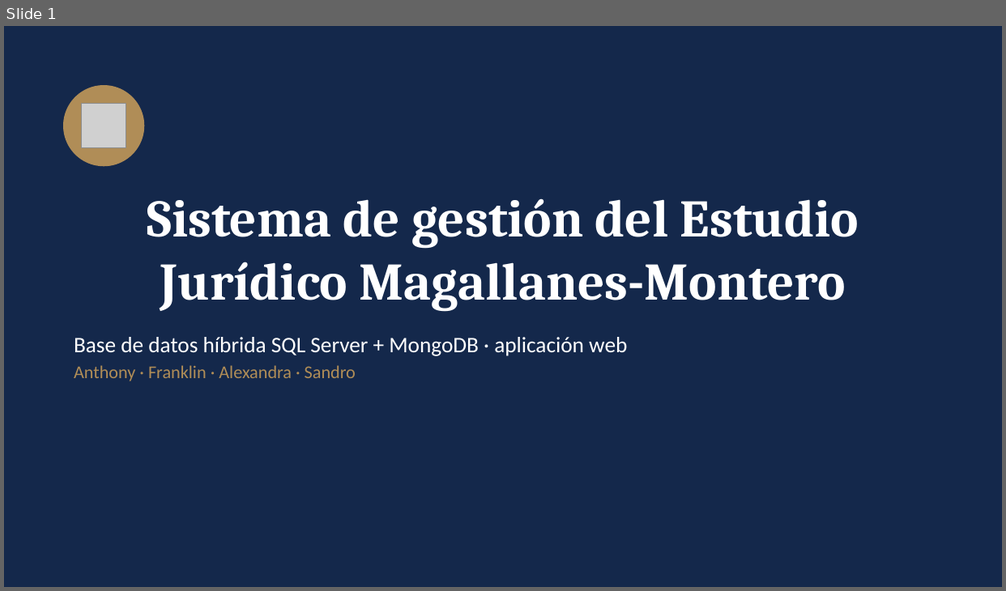
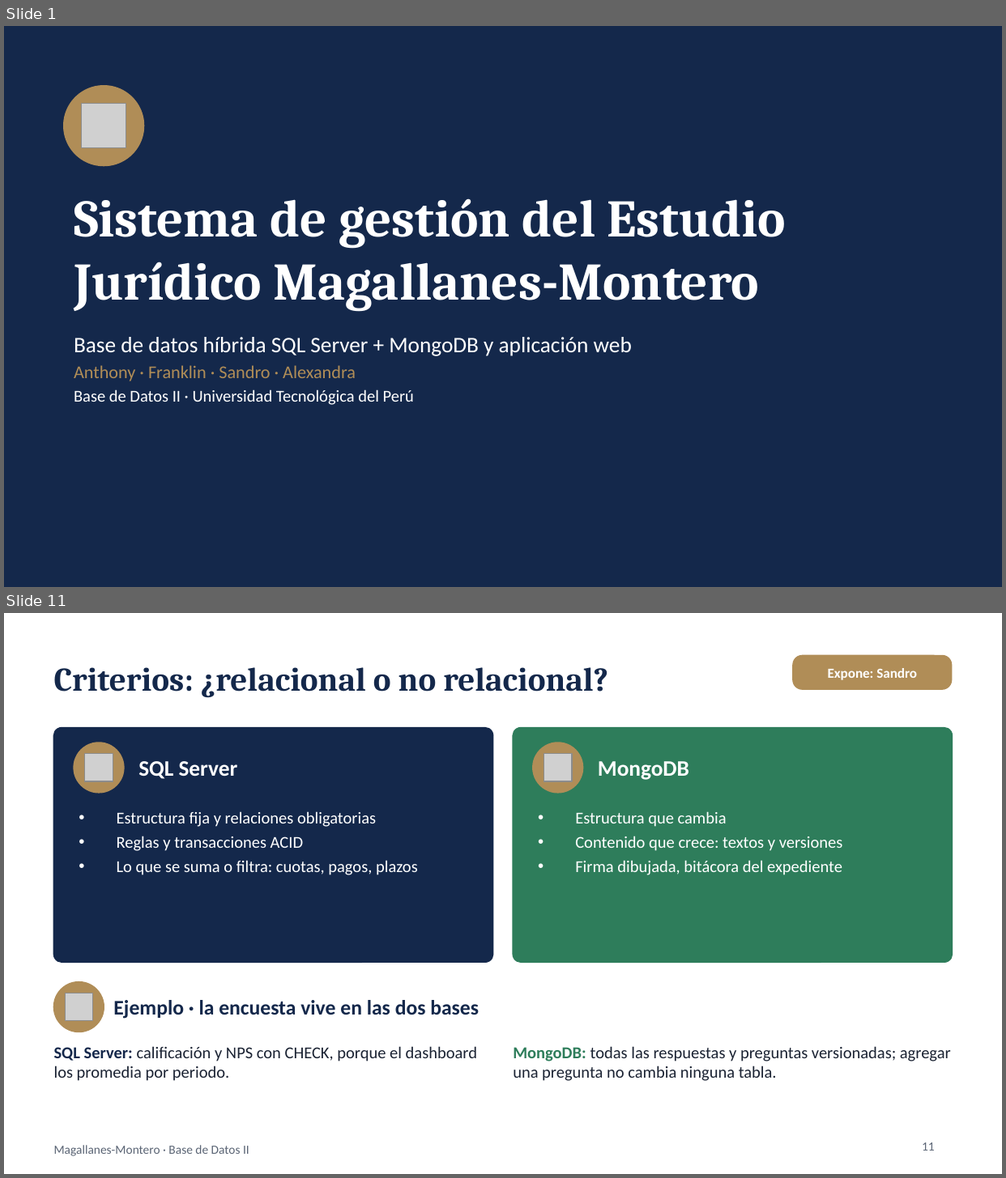
Before and after one commit to alexandra585/Proyecto_Estudio_Juridico, a slide deck: 4_Informe/Presentacion_Sustentacion_Magallanes_Montero.pptx. Shown one above the other, each under a label of ours: slide 1 before the commit, slides 1 and 11 after it; the slides between them are not shown. The pictures are 1006x591 and 1006x1178 pixels, drawn with LibreOffice and Linux fonts; fonts in the diff are those of the drawing; grey boxes stand for pictures. Boxes give left, top, right and bottom in pixels: in the first picture for what was removed or moved away, otherwise in the second. Text is boxed around its words. In the diff, an @@ line names an element or a change of style, - is before the commit and + after.

```diff
--- a/4_Informe/Presentacion_Sustentacion_Magallanes_Montero.pptx
+++ b/4_Informe/Presentacion_Sustentacion_Magallanes_Montero.pptx
@@ slide 11 added at bbox=[4, 613, 1002, 1174], background #FFFFFF @@
@@ rounded rectangle added at bbox=[792, 655, 952, 690], fill #B08D57, 10 pt, text #FFFFFF, bold @@
+Expone: Sandro
@@ title added at bbox=[54, 667, 608, 698], 24 pt, text #14284B, bold @@
+Criterios: ¿relacional o no relacional?
@@ rounded rectangle added at bbox=[54, 728, 493, 962], fill #14284B, outline #14284B 1 pt @@
@@ rounded rectangle added at bbox=[513, 728, 952, 962], fill #2E7D5B, outline #2E7D5B 1 pt @@
@@ ellipse added at bbox=[74, 743, 124, 793], fill #B08D57, outline #B08D57 1 pt @@
@@ picture added at bbox=[85, 754, 113, 781] @@
@@ ellipse added at bbox=[533, 743, 583, 793], fill #B08D57, outline #B08D57 1 pt @@
@@ picture added at bbox=[544, 754, 572, 781] @@
@@ text added at bbox=[138, 761, 238, 779], 16 pt, text #FFFFFF, bold @@
+SQL Server
@@ text added at bbox=[598, 761, 689, 780], 16 pt, text #FFFFFF, bold @@
+MongoDB
@@ text added at bbox=[117, 811, 418, 875], 12 pt, text #FFFFFF @@
+• Estructura fija y relaciones obligatorias
+• Reglas y transacciones ACID
+• Lo que se suma o filtra: cuotas, pagos, plazos
@@ text added at bbox=[575, 811, 843, 875], 12 pt, text #FFFFFF @@
+• Estructura que cambia
+• Contenido que crece: textos y versiones
+• Firma dibujada, bitácora del expediente
@@ ellipse added at bbox=[54, 982, 104, 1032], fill #B08D57, outline #B08D57 1 pt @@
@@ picture added at bbox=[65, 993, 93, 1021] @@
@@ text added at bbox=[113, 1000, 479, 1019], 15 pt, text #14284B, bold @@
+Ejemplo · la encuesta vive en las dos bases
@@ text added at bbox=[54, 1046, 477, 1081], 12 pt, text #1B2333 @@
+SQL Server: calificación y NPS con CHECK, porque el dashboard los promedia por periodo.
@@ text added at bbox=[513, 1046, 951, 1081], 12 pt, text #1B2333 @@
+MongoDB: todas las respuestas y preguntas versionadas; agregar una pregunta no cambia ninguna tabla.
@@ text added at bbox=[54, 1145, 249, 1157], 9 pt, text #5B6575 @@
+Magallanes-Montero · Base de Datos II
@@ page number added at bbox=[922, 1143, 935, 1151], 9 pt, text #5B6575 @@
+11
@@ slide 1 changed as well @@
@@ title "Sistema de gestión del Estudio ..." at bbox=[74, 199, 786, 312]: alignment centre to left @@
@@ text at bbox=[74, 337, 632, 405]: text changed @@
-Base de datos híbrida SQL Server + MongoDB · aplicación web
-Anthony · Franklin · Alexandra · Sandro
+Base de datos híbrida SQL Server + MongoDB y aplicación web
+Anthony · Franklin · Sandro · Alexandra
+Base de Datos II · Universidad Tecnológica del Perú
```
Also in this commit, not shown: 5 other slides changed, 12 other slides added, 9 slides removed, 1 other file.
